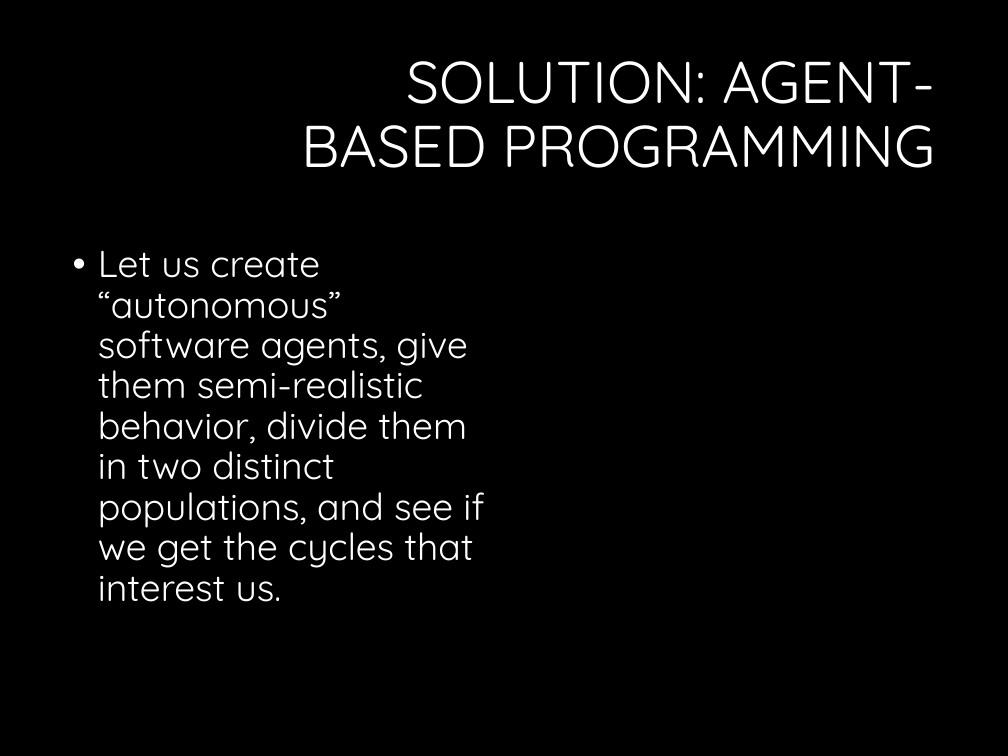
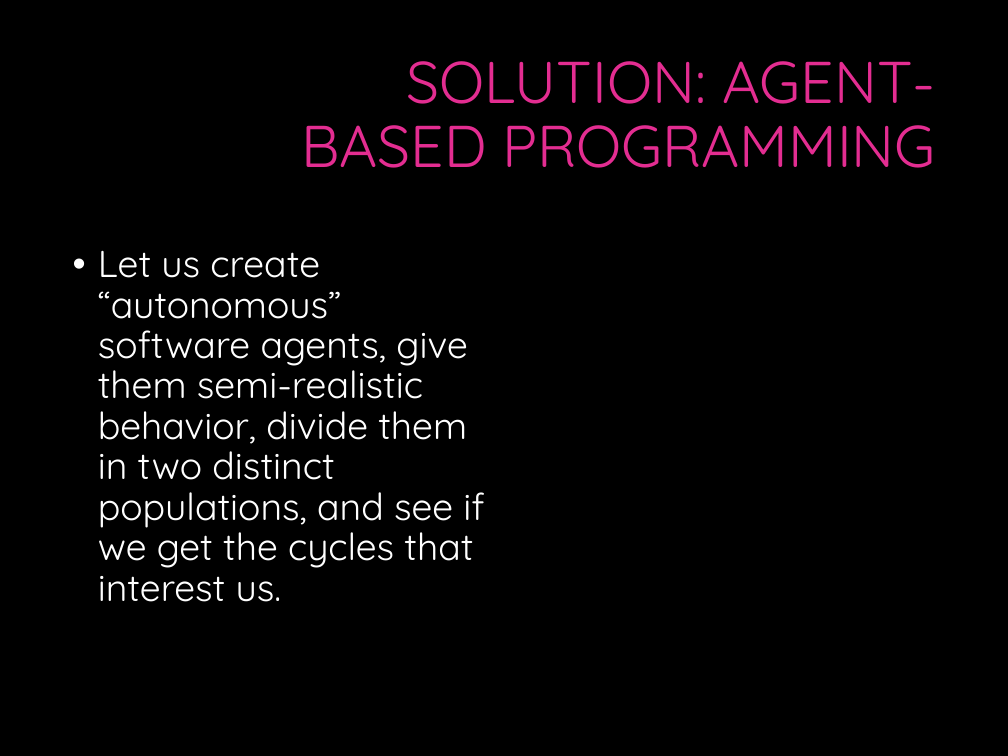
Before and after one commit to gcallah/indras_net, a slide deck: slide 9 of docs/Indra.pptx. Drawn at 1008x756 pixels with LibreOffice and Linux fonts; fonts in the diff are those of the drawing; background and template pictures are left out. Boxes give left, top, right and bottom in pixels: in the first picture for what was removed or moved away, otherwise in the second. Text is boxed around its words. In the diff, an @@ line names an element or a change of style, - is before the commit and + after.

```diff
--- a/docs/Indra.pptx
+++ b/docs/Indra.pptx
@@ title "SOLUTION: AGENT-BASED PROGRAMMING" at [301,61,935,168]: text colour #FFFFFF to #E32D91 @@
```
Also in this commit, not shown: 10 other slides changed.
